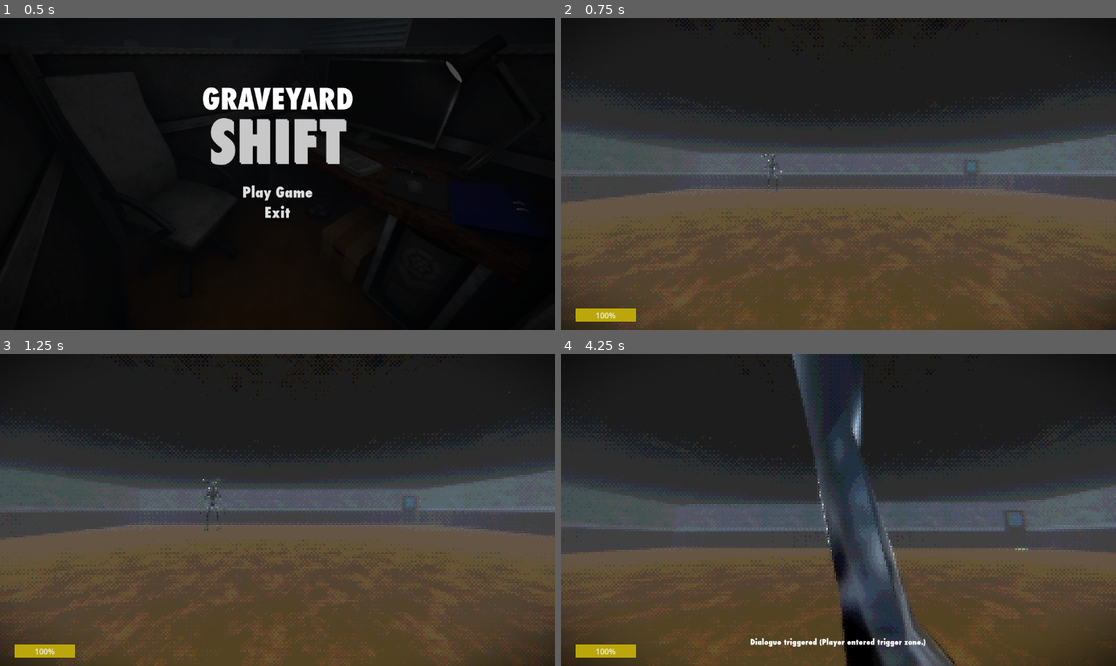
Above: before the commit, frames 1-4 (two rows, left to right).
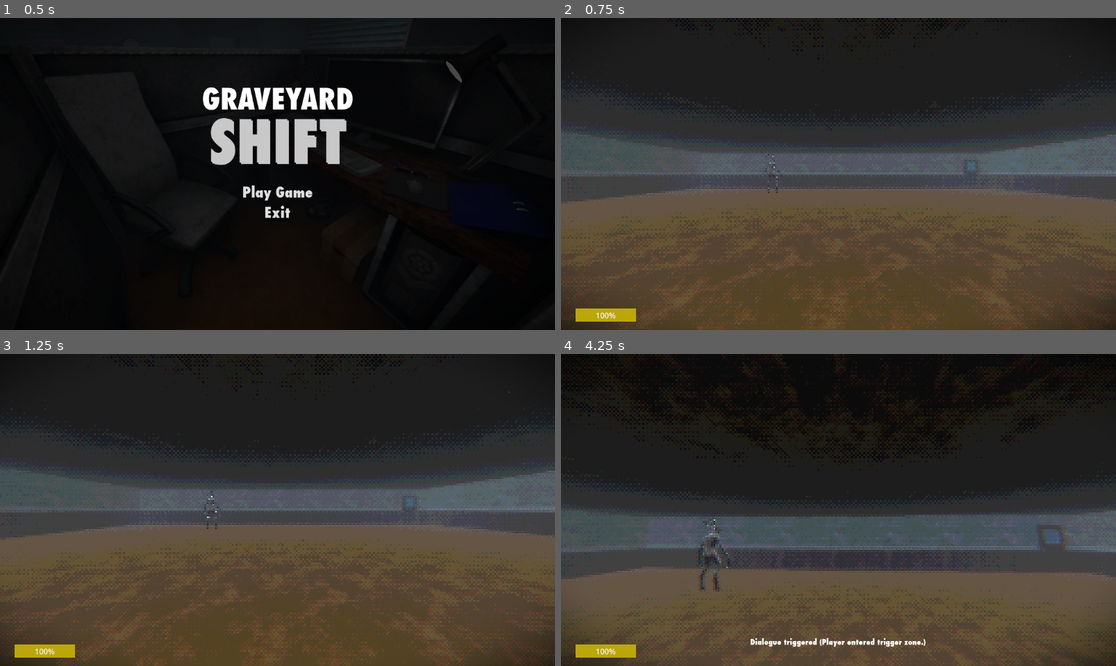
Above: after the commit, the same moments.

Repository: MagicBattle/Graveyard-Shift
Game: Godot game, scene res://scenes/menu_screen.tscn
Same seed, same stepped clock (60 frames per second), same inputs: the game is played once before the commit and once after it.
Inputs (mouse positions are in pixels of both pictures, inside the frame that each line leads up to):
- Up to frame 1 (0.5 s): no input
- Up to frame 2 (0.75 s): click "Play Game" at 0.5 s
- Up to frame 3 (1.25 s): no input
- Up to frame 4 (4.25 s): tap Enter (ui_accept) at 1.25, 1.35, 2.3, 3.05, 3.6 s; move the mouse to (866, 510) at 1.27 s; hold W (forward) from 1.28 s (still down); tap Space (jump) at 1.52, 2.27, 3.77 s; move the mouse to (810, 510) at 2.02 s; tap C (crouch) at 2.1 s; move the mouse to (849, 503) at 2.77 s; hold Shift (sprint) 2.78-3.53 s; move the mouse to (832, 516) at 3.52 s

Frame 1 is identical in both runs. In frame 2, less than 0.1% of the frame differs, in the area x 36-40%, y 43-57%; in frame 3, 0.1%; in frame 4, 25%, in the area x 0-100%, y 0-100%.
Error after the commit: Parse Error: Cannot infer the type of "heard" variable because the value doesn't have a set type. (res://scripts/demon.gd:64)

Commit message:
NoiseManager

Diff:
--- a/-graveyard-shift/project.godot
+++ b/-graveyard-shift/project.godot
@@ -14,6 +14,10 @@
 run/main_scene="uid://ck03bnaainjl5"
 config/features=PackedStringArray("4.5", "Forward Plus")
 config/icon="res://assets/icon.svg"
+
+[autoload]
+
+NoiseManager="*res://scripts/noise_manager.gd"
 
 [dotnet]
 
--- a/-graveyard-shift/scenes/demon.tscn
+++ b/-graveyard-shift/scenes/demon.tscn
@@ -2035,5 +2035,8 @@
 [node name="NavigationAgent3D" type="NavigationAgent3D" parent="."]
 path_height_offset = 0.15
 
+[node name="EarCast" type="RayCast3D" parent="."]
+collision_mask = 2
+
 [connection signal="body_entered" from="Area3D" to="Armature/Skeleton3D/LookAtModifier3D" method="_on_area_3d_body_entered"]
 [connection signal="body_exited" from="Area3D" to="Armature/Skeleton3D/LookAtModifier3D" method="_on_area_3d_body_exited"]
--- a/-graveyard-shift/scenes/elkDEMON.tscn
+++ b/-graveyard-shift/scenes/elkDEMON.tscn
@@ -56,3 +56,5 @@
 &"Stabbing": ExtResource("4_6j5mu"),
 &"walk": ExtResource("2_a1fec")
 }
+
+[node name="EarCast" type="RayCast3D" parent="." index="2"]
--- a/-graveyard-shift/scenes/monster.tscn
+++ b/-graveyard-shift/scenes/monster.tscn
@@ -5,3 +5,5 @@
 [node name="Monster" type="Node3D"]
 
 [node name="elkdemongodot" parent="." instance=ExtResource("1_uwnm8")]
+
+[node name="EarCast" type="RayCast3D" parent="."]
--- a/-graveyard-shift/scenes/walls.tscn
+++ b/-graveyard-shift/scenes/walls.tscn
@@ -46,11 +46,14 @@
 
 [node name="Wall" type="MeshInstance3D" parent="Wall2"]
 transform = Transform3D(-2.0365086e-07, -1.25, 0, 1.25, -2.0365086e-07, 0, 0, 0, 1.25, 0, 0, 0)
+layers = 3
 mesh = SubResource("ArrayMesh_q6oxn")
 skeleton = NodePath("")
 surface_material_override/0 = SubResource("StandardMaterial3D_yax5h")
 
 [node name="StaticBody3D" type="StaticBody3D" parent="Wall2/Wall"]
+collision_layer = 3
+collision_mask = 3
 
 [node name="CollisionShape3D" type="CollisionShape3D" parent="Wall2/Wall/StaticBody3D"]
 shape = SubResource("ConvexPolygonShape3D_exnah")
--- a/-graveyard-shift/scripts/demon.gd
+++ b/-graveyard-shift/scripts/demon.gd
@@ -17,12 +17,16 @@
 
 @onready var player = $"../TestingCharacter"
 @onready var nav_agent = $NavigationAgent3D
+@onready var ear: RayCast3D = $EarCast
 
 #Constants used for the monsters movement
 const WALK_VELOCITY = 1.0
 const RUN_VELOCITY = 4.0
 const ROAM_DIST = 5.0
 
+var _has_noise := false
+var _noise_pos: Vector3
+var _noise_vol: float
 var curr_state : States
 
 #variable to hold the path the monster is following in ROAMING State
@@ -32,13 +36,68 @@
 
 func _ready() -> void:
 	curr_state = States.SEEKING
+	NoiseManager.noise_emitted.connect(_on_noise_emitted)
 	rand_path = get_rand_path()
+
+func _on_noise_emitted(pos: Vector3, volume: float) -> void:
+	_noise_pos = pos
+	_noise_vol = volume
+	_has_noise = true
 
 
 func _physics_process(delta: float) -> void:
 	# Gravity
 	if not is_on_floor():
 		velocity += get_gravity() * delta
+
+	# Noise logic: perceived noise = base_volume / (1.0 + pow(distance / falloff, 2.0))
+	# Sound decreases with distance (sound intensity loss)
+	# if there are walls between monster and player, the sound dampens more
+	if _has_noise:
+		# aim ray to the noise (RayCast3D expects local space)
+		ear.target_position = to_local(_noise_pos)
+
+		# Clear any old exceptions so the ray can hit everything again.
+		ear.clear_exceptions()
+
+		# compute perceived volume
+		var heard := NoiseManager.compute_perceived(_noise_pos, global_position, _noise_vol)
+
+		var walls_hit: int = 0
+		const MAX_HITS: int = 3
+
+		print("Before", heard)
+		for i in range(MAX_HITS):
+
+			# force the raycast to update
+			ear.force_raycast_update()
+
+			# if no collision, path is clear
+			if not ear.is_colliding():
+				break
+			walls_hit += 1
+
+			# get the wall that the raycast collided with
+			# add it to exception to ignore it for next iterations
+			var col := ear.get_collider()
+			if col:
+				ear.add_exception(col)
+			else:
+				break
+
+		# dampen sound based on walls hit
+		# 0 walls: 1.0, 1 wall: 0.75, 2 walls: 0.5, 3 walls: 0.25
+		var damp_by_walls := [1.0, 0.75, 0.5, 0.25]
+		var tier: int = clamp(walls_hit, 0, 3)
+
+		print("Walls hit: ", walls_hit)
+		heard *= float(damp_by_walls[tier])
+
+		# send to listen to react appropiately based on heard sound
+		if heard > 0.0:
+			listen(_noise_pos, heard)
+
+		_has_noise = false
 
 	match curr_state:
 		States.ROAMING:
@@ -70,4 +129,8 @@
 	return Vector3(x, global_position.y, z)
 
 func listen(location : Vector3, strength :float) -> void:
-	pass
+	# FOR TESTING
+	if strength > 0.0:
+		print("Monster heard something. Volume:", strength, " at ", location)
+	else:
+		print("No sound heard")
--- a/-graveyard-shift/scripts/player.gd
+++ b/-graveyard-shift/scripts/player.gd
@@ -66,6 +66,10 @@
 	# Jump
 	if Input.is_action_just_pressed("jump") and is_on_floor():
 		velocity.y = JUMP_VELOCITY
+
+	if Input.is_action_just_pressed("ui_accept"): # press Enter
+		NoiseManager.emit_noise(global_position, 0.5)
+		print("🔊 Noise emitted from player")
 
 	# Stamina And Sprinting
 	stamina_bar.value = stamina_current_level
